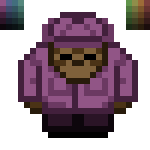
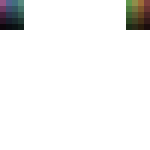
Layered file, before and after one edit (150 × 150). Changes by layer:
removed layer "Layer 3" over (18, 12, 138, 138)
